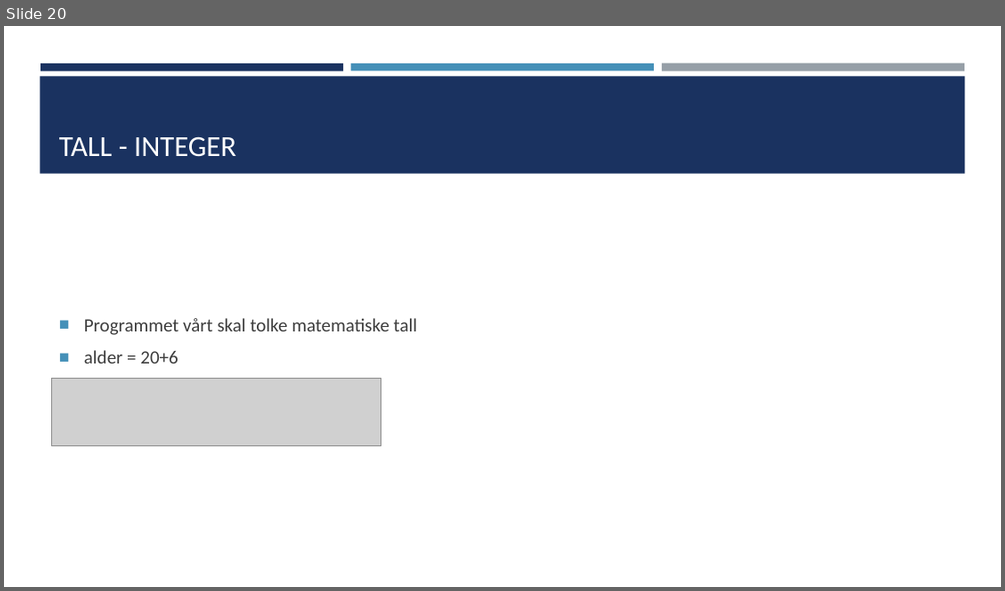
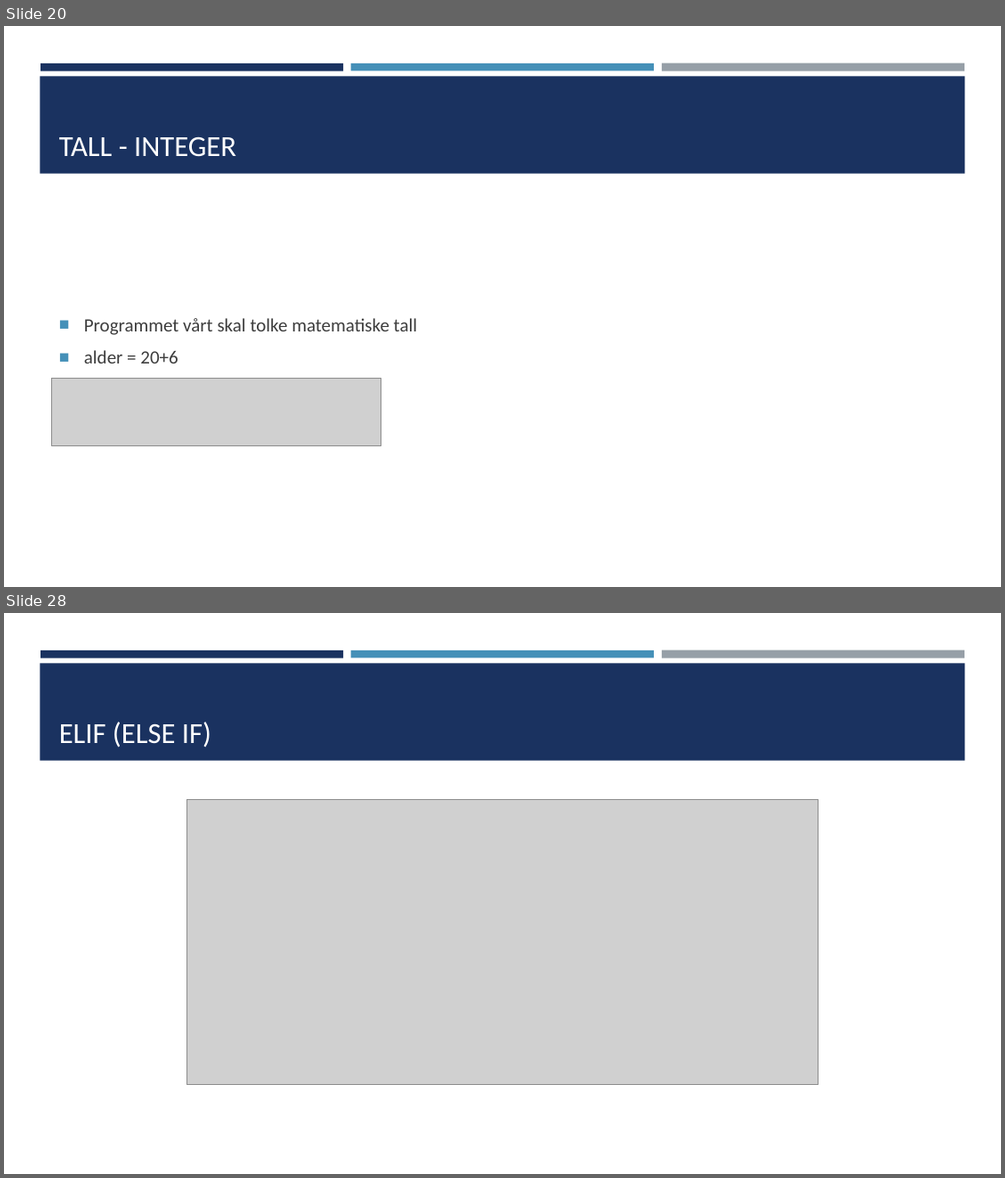
Before and after one commit to TheCodeAddiction/Learn-Python-Workshop, a slide deck: koding workshop powerpoint.pptx. Shown one above the other, each under a label of ours: slide 20 before the commit, slides 20 and 28 after it; the slides between them are not shown. The pictures are 1005x591 and 1005x1178 pixels, drawn with LibreOffice and Linux fonts; fonts in the diff are those of the drawing; grey boxes stand for pictures. Boxes give left, top, right and bottom in pixels: in the first picture for what was removed or moved away, otherwise in the second. Text is boxed around its words. In the diff, an @@ line names an element or a change of style, - is before the commit and + after.

```diff
--- a/koding workshop powerpoint.pptx
+++ b/koding workshop powerpoint.pptx
@@ slide 28 added at [4, 613, 1001, 1174], background #FFFFFF; not listed: 4 template elements that a slide beside it also shows @@
@@ title added at [59, 722, 211, 747], 28 pt, text #FFFFFF @@
+ELIF (ELSE IF)
@@ picture added at [186, 799, 818, 1083] @@
```
Also in this commit, not shown: 1 slide changed, 10 other slides added, 6 other files.
